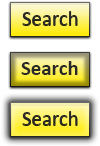
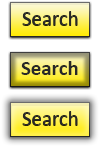
Before/after of a (100, 146) layered artwork. What changed in the layer stack:
pixels changed over 2, 94, 98, 145 (layer not identified)
